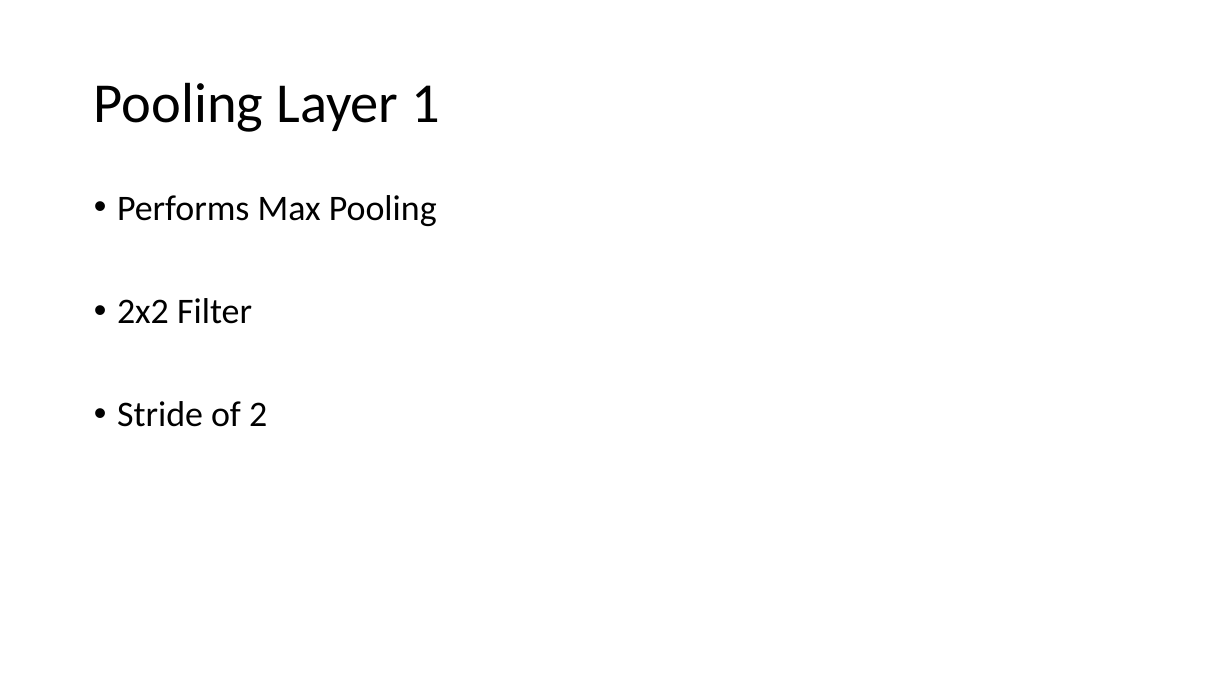
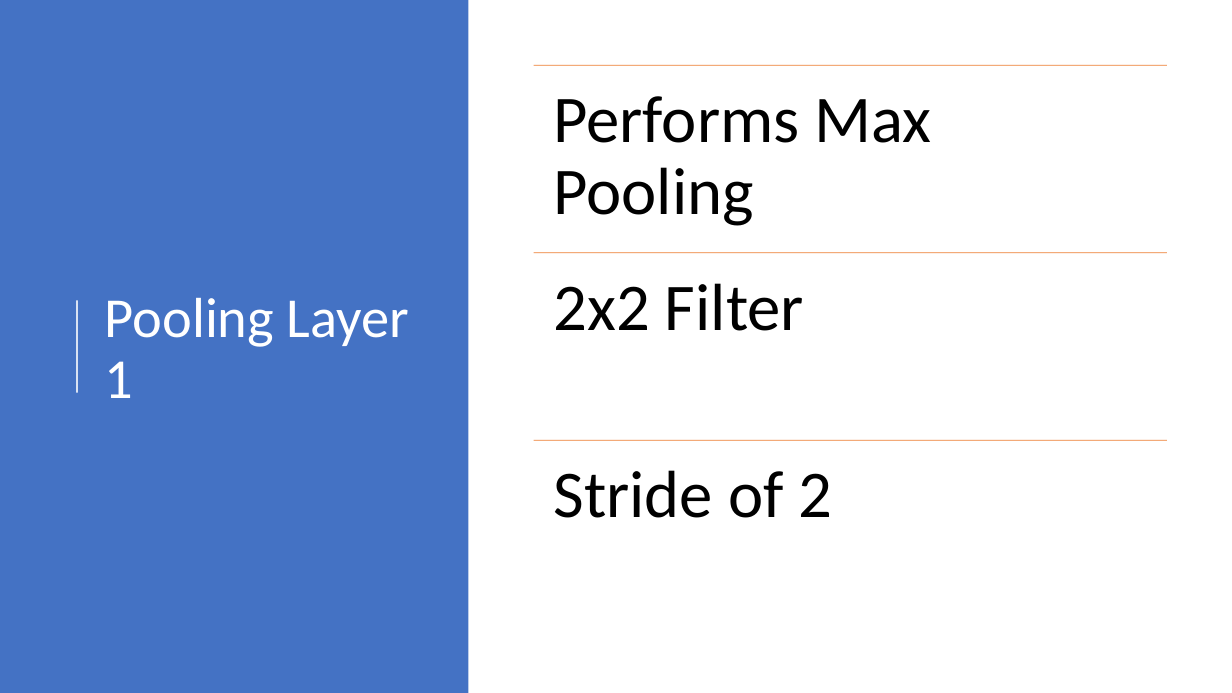
Before and after one commit to ChrisKalahiki/CNN-for-BelgiumTS-and-MNIST, a slide deck: slide 13 of RIPMazeRunner.pptx (slide 14 before the commit). Drawn at 1232x693 pixels with LibreOffice and Linux fonts; fonts in the diff are those of the drawing. Boxes give left, top, right and bottom in pixels: in the first picture for what was removed or moved away, otherwise in the second. Text is boxed around its words. In the diff, an @@ line names an element or a change of style, - is before the commit and + after.

```diff
--- a/RIPMazeRunner.pptx
+++ b/RIPMazeRunner.pptx
@@ rectangle added at bbox=[0, 0, 469, 693], fill #4472C4 @@
@@ title "Pooling Layer 1": place and size @@
-title "Pooling Layer 1" at bbox=[94, 82, 440, 132]
+title "Pooling Layer 1" at bbox=[105, 298, 409, 398]
@@ title "Pooling Layer 1" at bbox=[105, 298, 409, 398]: text colour #000000 to #FFFFFF @@
@@ text removed at bbox=[117, 195, 437, 427] @@
-• Performs Max Pooling
-• 2x2 Filter
-• Stride of 2
@@ line added from (77, 393) to (77, 300), #FFFFFF 1.5 pt @@
@@ group added at bbox=[533, 66, 1167, 518]: 3 lines, 3 texts @@
+Performs Max Pooling
+2x2 Filter
+Stride of 2
```
Also in this commit, not shown: 9 other slides changed, 2 slides added, 3 slides removed.
